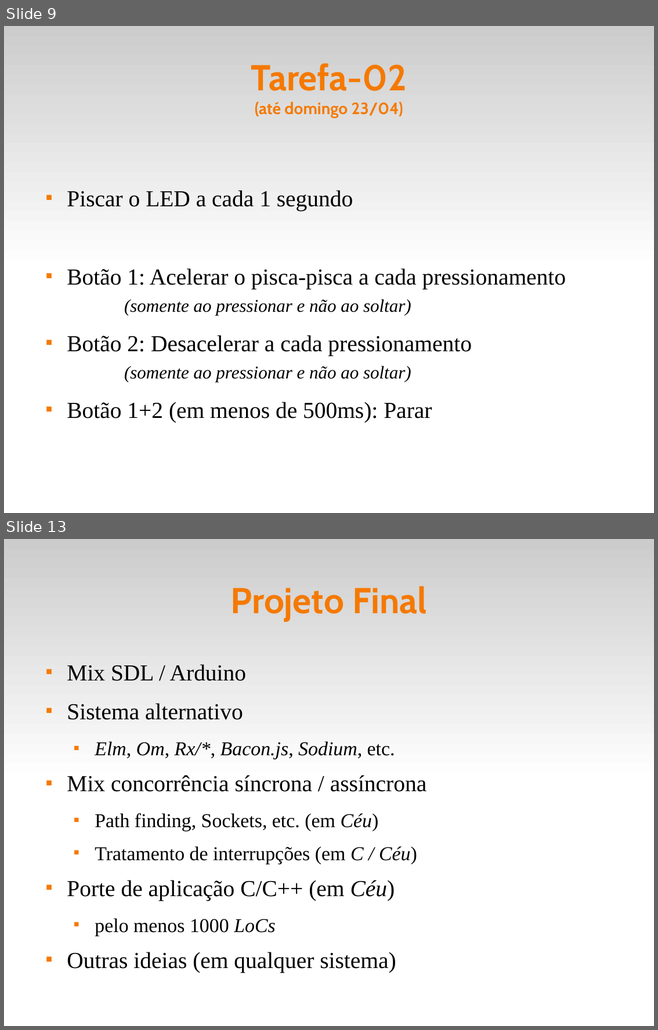
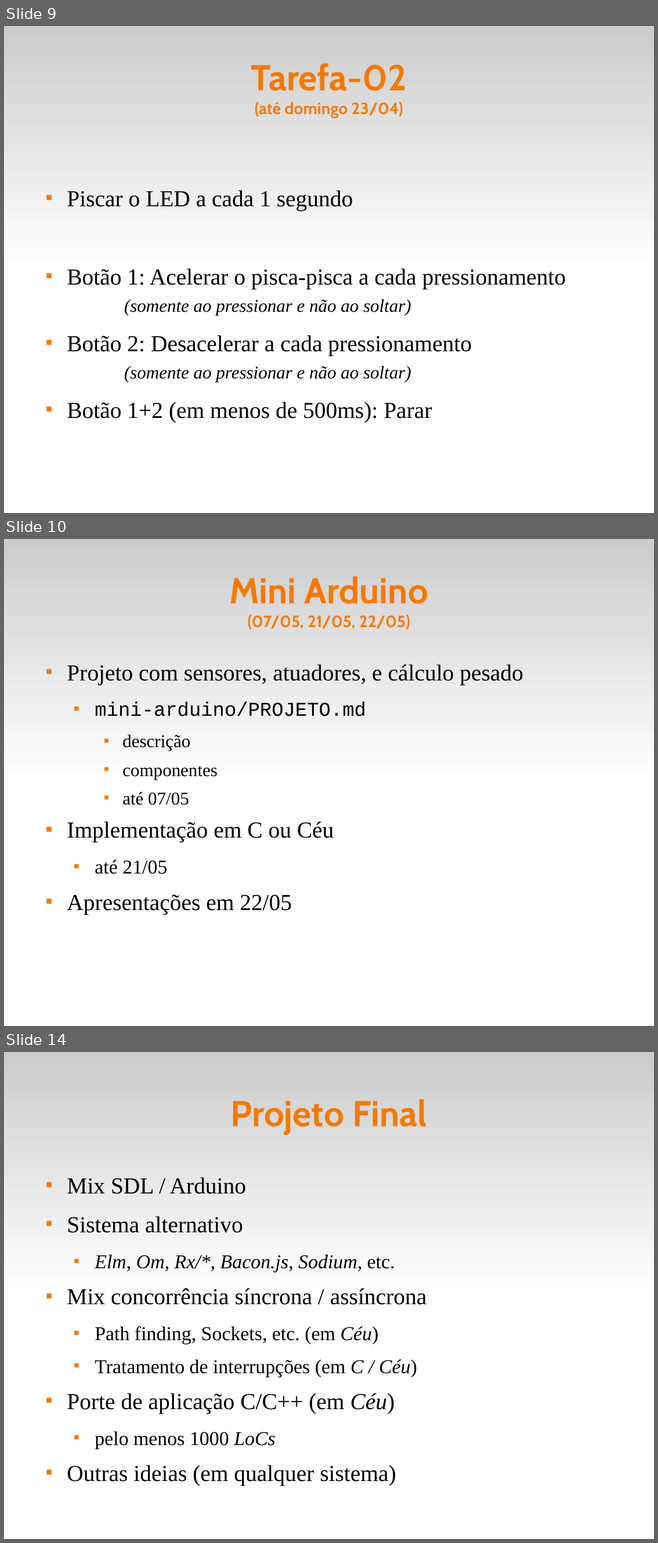
Before and after one commit to fsantanna-uerj/reativos, a slide deck: slides/00_intro.odp. Shown one above the other, each under a label of ours: slides 9 and 13 before the commit, slides 9, 10 and 14 after it; the slides between them are not shown. The pictures are 658x1030 and 658x1543 pixels, drawn with LibreOffice and Linux fonts; fonts in the diff are those of the drawing. Boxes give left, top, right and bottom in pixels: in the first picture for what was removed or moved away, otherwise in the second. Text is boxed around its words. In the diff, an @@ line names an element or a change of style, - is before the commit and + after.

```diff
--- a/slides/00_intro.odp
+++ b/slides/00_intro.odp
@@ slide 10 added at [4, 539, 654, 1026], background #FFFFFF; not listed: 1 template element that a slide beside it also shows @@
@@ title added at [230, 576, 428, 629], 20 pt, text #F57900, bold @@
+Mini Arduino
+(07/05, 21/05, 22/05)
@@ text added at [67, 664, 523, 915], 28 pt, text #000000 @@
+■ Projeto com sensores, atuadores, e cálculo pesado
+  ■ mini-arduino/PROJETO.md
+    ■ descrição
+    ■ componentes
+    ■ até 07/05
+■ Implementação em C ou Céu
+  ■ até 21/05
+■ Apresentações em 22/05
@@ what was slide 13 is now slide 14 @@
```
Also in this commit, not shown: 2 slides changed, 5 other files.
